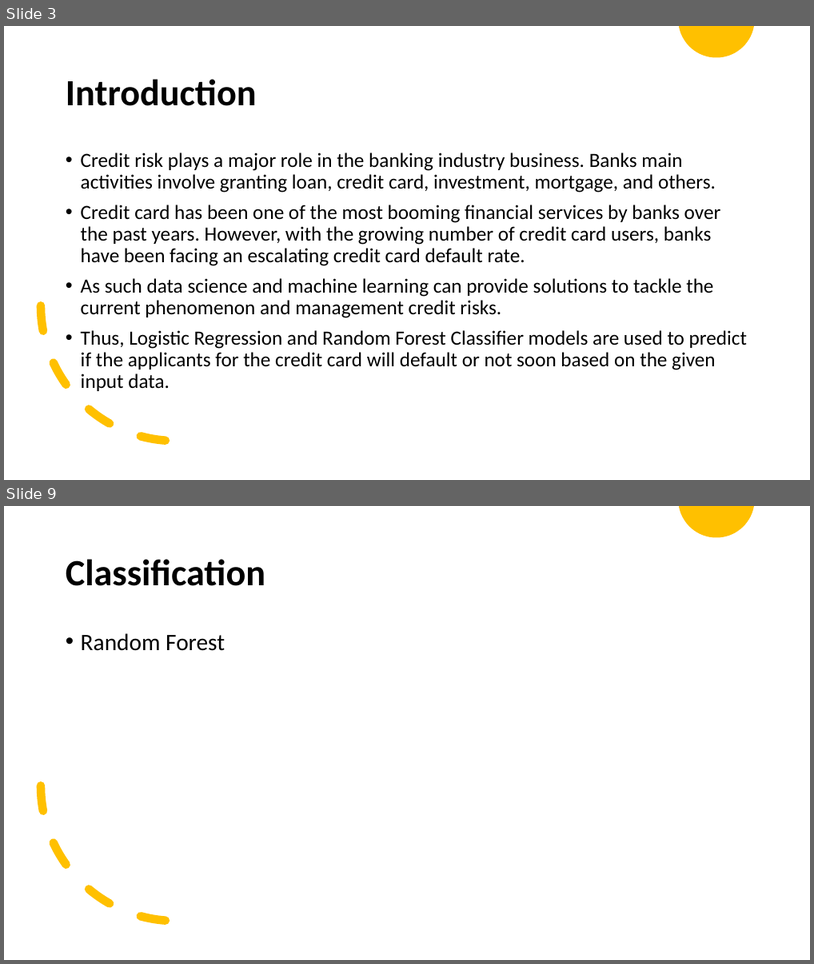
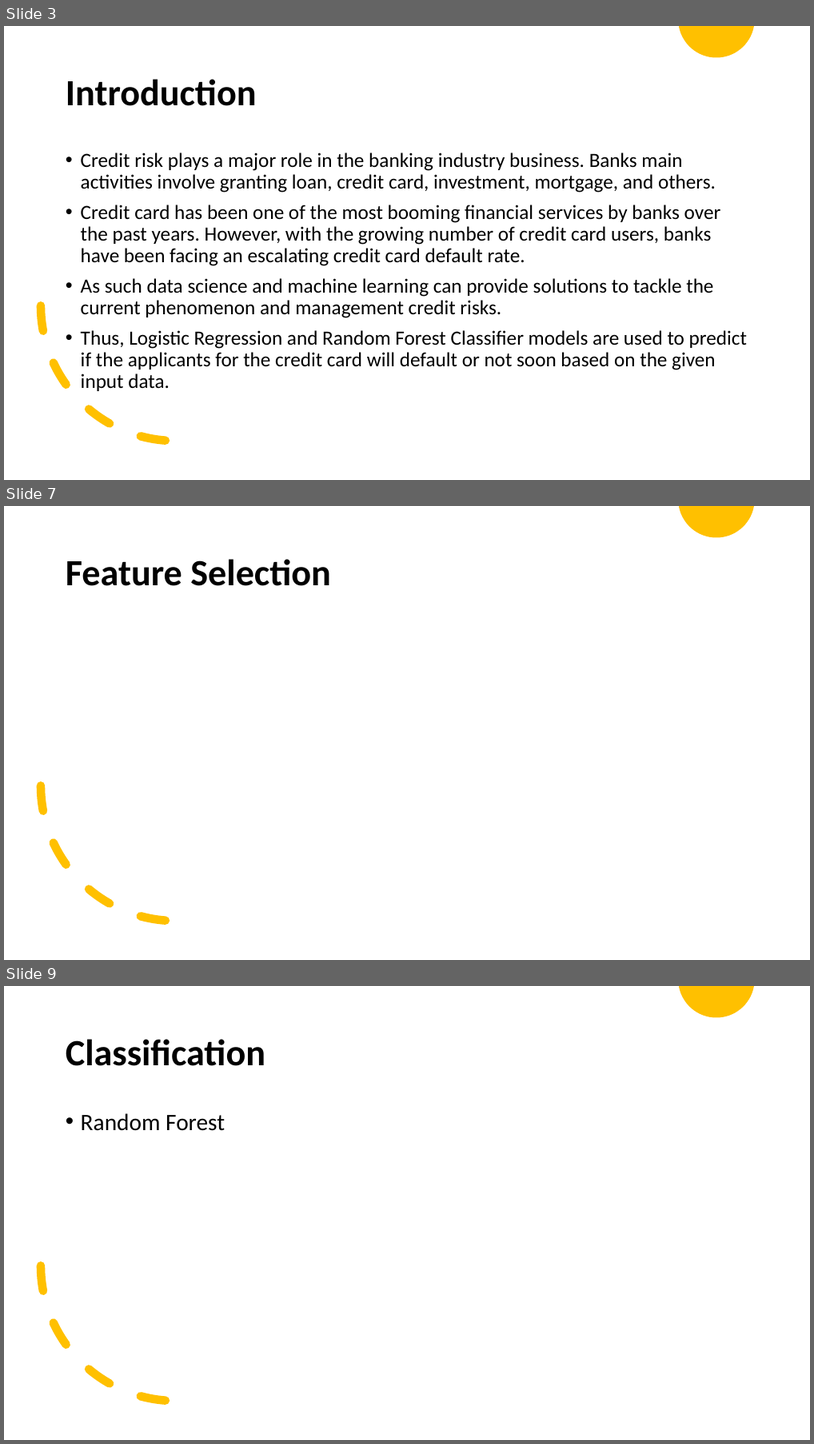
Before and after one commit to daileyco/UGA-Data-Science-Competition, a slide deck: 06-Report/02-Presentation/Presentation.pptx. Shown one above the other, each under a label of ours: slides 3 and 9 before the commit, slides 3, 7 and 9 after it; the slides between them are not shown. The pictures are 814x964 and 814x1444 pixels, drawn with LibreOffice and Linux fonts; fonts in the diff are those of the drawing; grey boxes stand for pictures. Boxes give left, top, right and bottom in pixels: in the first picture for what was removed or moved away, otherwise in the second. Text is boxed around its words. In the diff, an @@ line names an element or a change of style, - is before the commit and + after.

```diff
--- a/06-Report/02-Presentation/Presentation.pptx
+++ b/06-Report/02-Presentation/Presentation.pptx
@@ slide 7 added at (4, 506, 810, 960), background #FFFFFF @@
@@ freeform shape added at (679, 506, 754, 537), fill #FFC000 @@
@@ title added at (66, 559, 330, 586), 44 pt, text #000000, bold @@
+Feature Selection
@@ arc (boxed as its full ellipse) added at (41, 651, 311, 921), outline #FFC000 10 pt dashed @@
```
Also in this commit, not shown: 8 slides changed, 1 slide removed, 1 other file.
